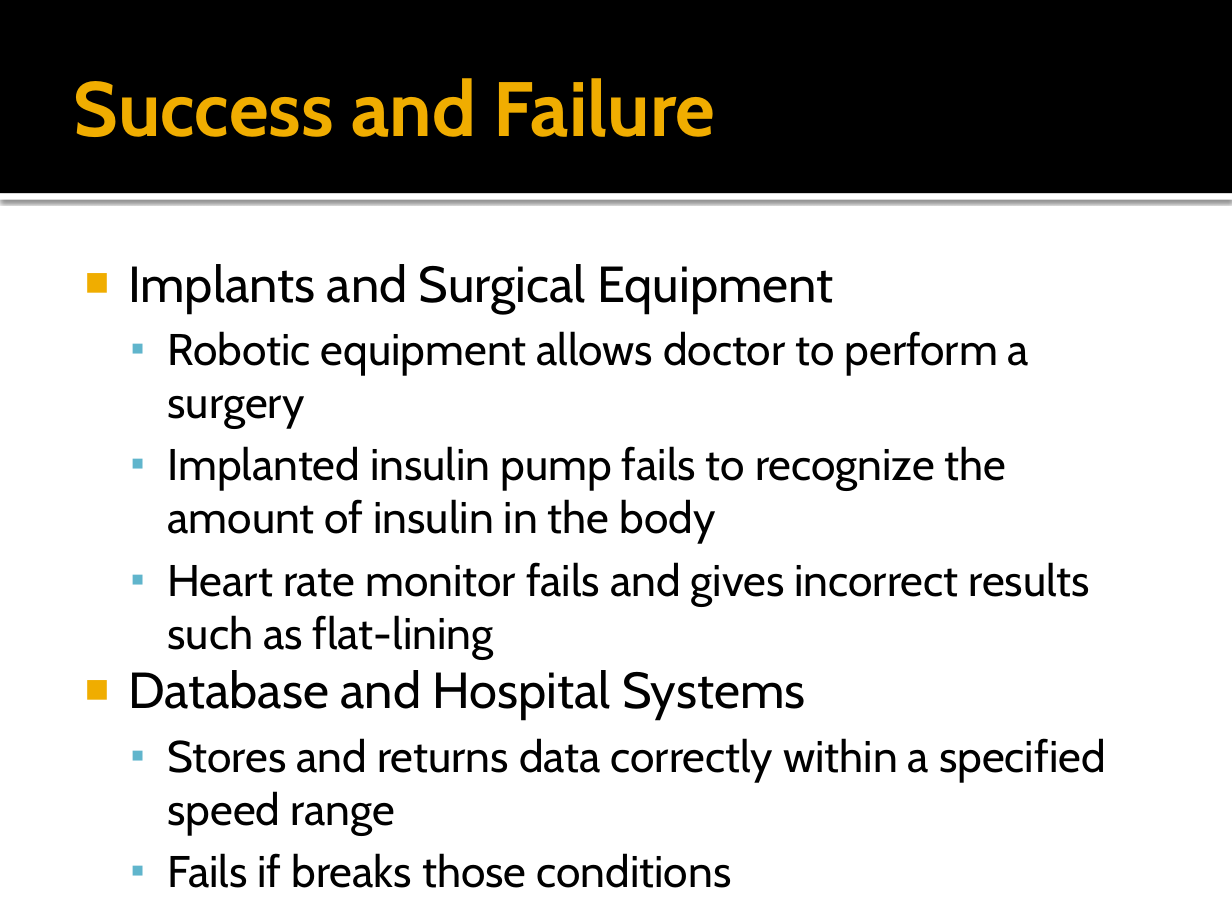
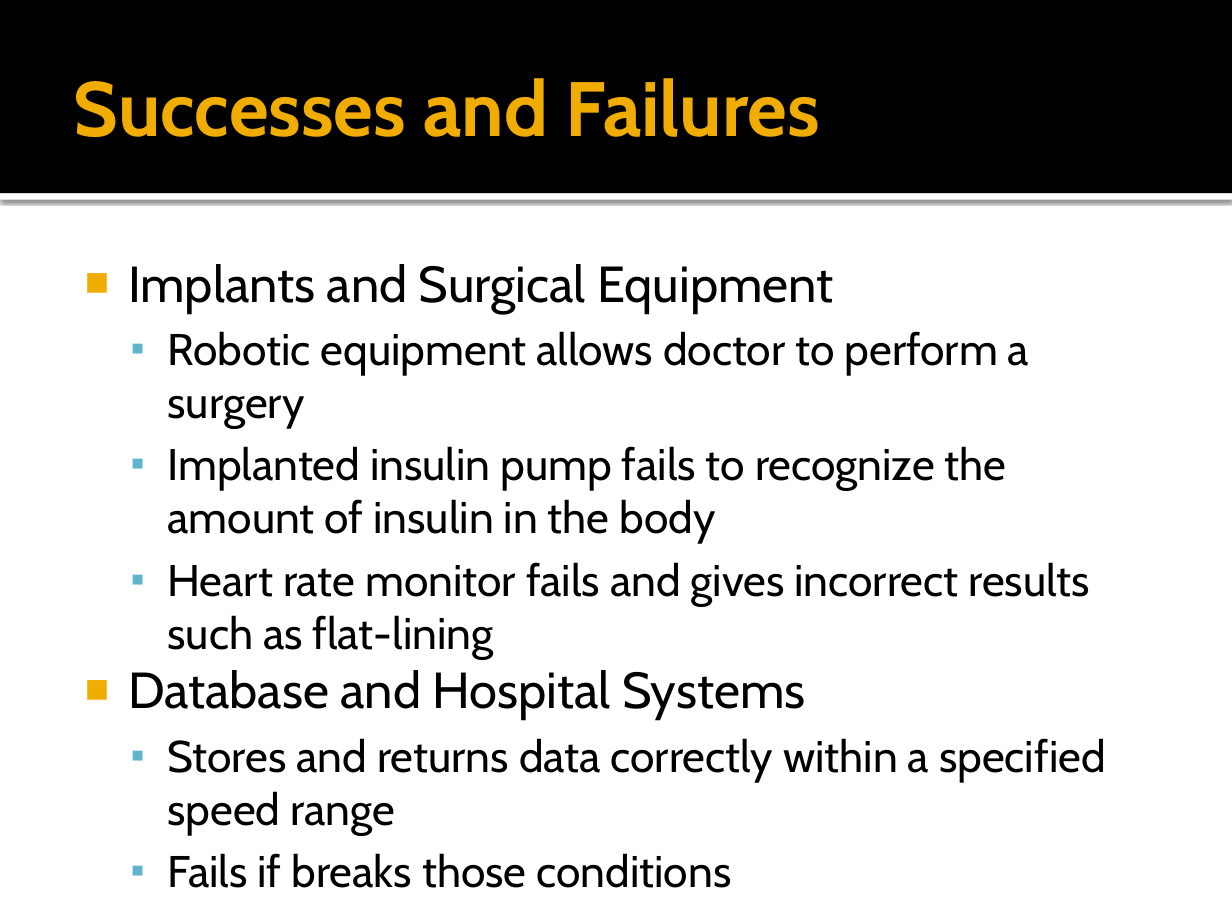
Before and after one commit to Ongion/betrayal, a slide deck: slide 8 of Biomedical Engineering.pptx (slide 6 before the commit). Drawn at 1232x924 pixels with LibreOffice and Linux fonts; fonts in the diff are those of the drawing. Boxes give left, top, right and bottom in pixels: in the first picture for what was removed or moved away, otherwise in the second. Text is boxed around its words. In the diff, an @@ line names an element or a change of style, - is before the commit and + after.

```diff
--- a/Biomedical Engineering.pptx
+++ b/Biomedical Engineering.pptx
@@ title at [74,78,821,137]: text changed @@
-Success and Failure
+Successes and Failures
```
Also in this commit, not shown: 1 other slide changed.
